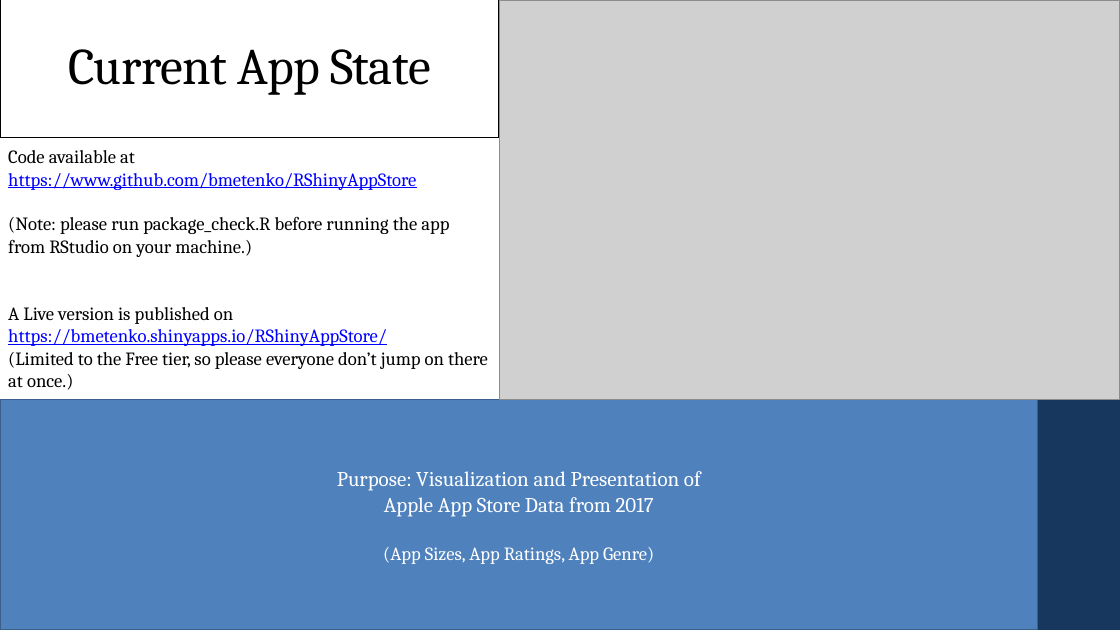
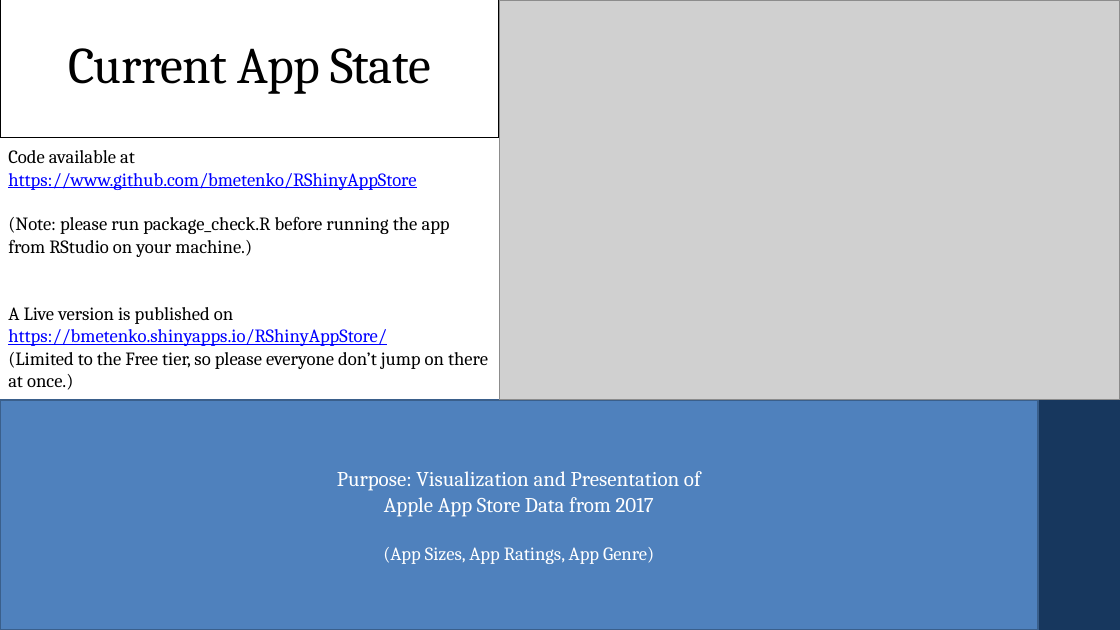
Before and after one commit to bmetenko/RShinyAppStore, a slide deck: slide 4 of Presentation/2019_08_15_RShinyPresentation.pptx (slide 3 before the commit). Drawn at 1120x630 pixels with LibreOffice and Linux fonts; fonts in the diff are those of the drawing; grey boxes stand for pictures. Boxes give left, top, right and bottom in pixels: in the first picture for what was removed or moved away, otherwise in the second. Text is boxed around its words. In the diff, an @@ line names an element or a change of style, - is before the commit and + after.

```diff
--- a/Presentation/2019_08_15_RShinyPresentation.pptx
+++ b/Presentation/2019_08_15_RShinyPresentation.pptx
@@ rectangle "Purpose: Visualization and Presentation of" at [0, 400, 1038, 630]: outline #3A5F8C 1.1 pt to #3A5F8C 2 pt @@
```
Also in this commit, not shown: 3 other slides changed, 4 slides added, 3 other files.
